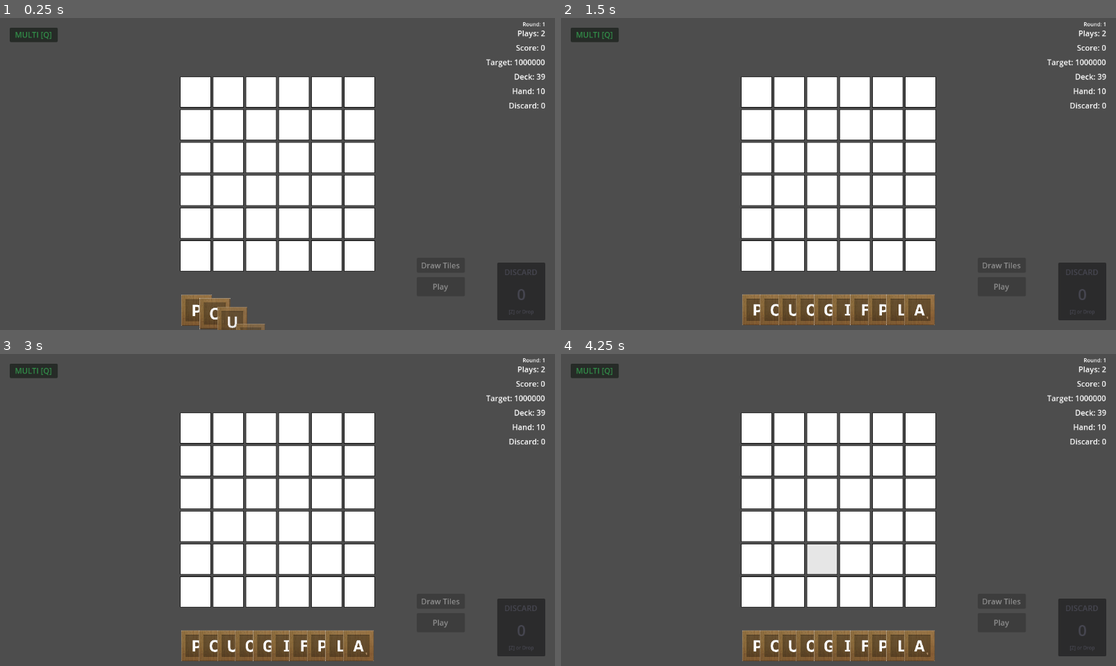
Above: before the commit, frames 1-4 (two rows, left to right).
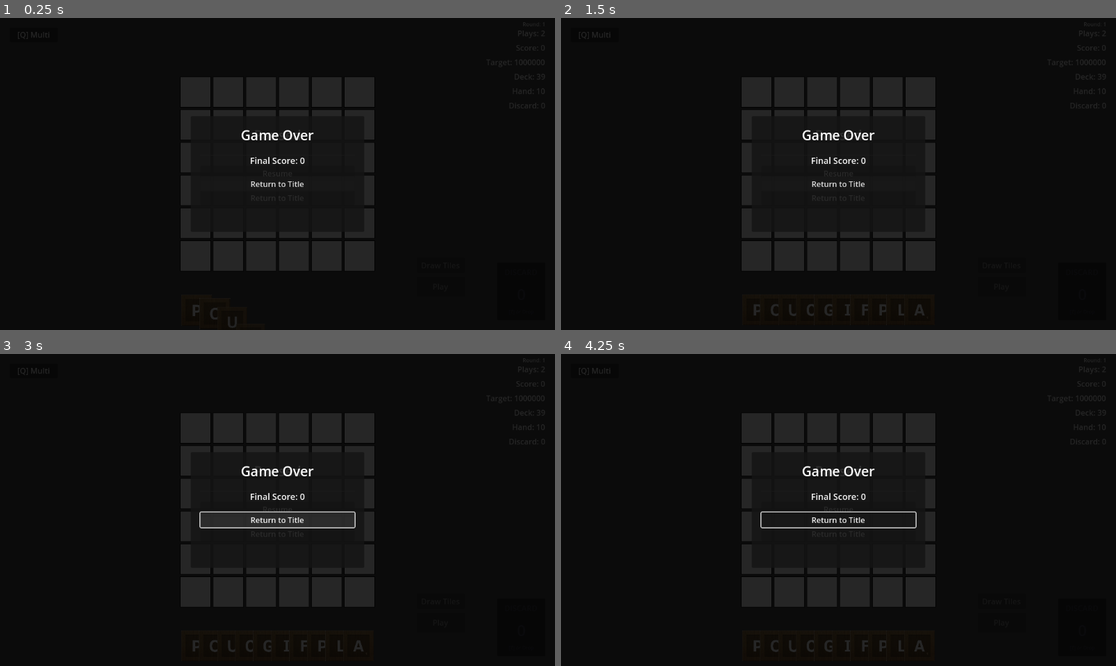
Above: after the commit, the same moments.

Repository: rcmilan/godot-scrabblerabble
Game: Godot game, scene res://scenes/main.tscn
Same seed, same stepped clock (60 frames per second), same inputs: the game is played once before the commit and once after it.
Inputs (mouse positions are in pixels of both pictures, inside the frame that each line leads up to):
- Up to frame 1 (0.25 s): no input
- Up to frame 2 (1.5 s): tap Enter (ui_accept) at 0.5 s; drag from (755, 92) to (894, 105) at 0.52 s; click (838, 174) at 1.25 s, where only the run after the commit has a clickable "Resume"
- Up to frame 3 (3 s): click (277, 534) at 2 s, where only the run after the commit has a clickable "Return to Title"; click (277, 519) at 2.75 s, where only the run after the commit has a clickable "Return to Title"
- Up to frame 4 (4.25 s): drag from (788, 428) to (810, 572) at 3.52 s

The runs differ from the first frame. In frame 1, 99% of the frame differs, in the area x 0-100%, y 0-100%; in frame 2, 99%; in frame 3, 99%; in frame 4, 99%.
Error before the commit: Invalid access to property or key 'continue_requested' on a base object of type 'null instance'. (res://scenes/main.gd:70)
Error after the commit: Parse Error: Class "GameOverPopup" hides a global script class. (res://Scenes/ui/game_over_popup/game_over_popup.gd:2)

Commit message:
fix: update scene file path references to snake_case

Diff:
--- a/scenes/main.tscn
+++ b/scenes/main.tscn
@@ -8,9 +8,9 @@
 [ext_resource type="PackedScene" uid="uid://dvvvp3s5ego5p" path="res://scenes/ui/main_hud/main_hud.tscn" id="7_hud"]
 [ext_resource type="PackedScene" path="res://scenes/ui/discard_pile/discard_pile.tscn" id="8_discard"]
 [ext_resource type="PackedScene" path="res://scenes/ui/discard_confirmation_dialog/discard_confirmation_dialog.tscn" id="9_dialog"]
-[ext_resource type="PackedScene" path="res://Scenes/shop/ShopOverlay.tscn" id="10_shop"]
-[ext_resource type="PackedScene" path="res://Scenes/ui/game_over_popup/GameOverPopup.tscn" id="11_gameover"]
-[ext_resource type="PackedScene" path="res://Scenes/ui/pause_menu/PauseMenu.tscn" id="12_pause"]
+[ext_resource type="PackedScene" path="res://scenes/shop/shop_overlay.tscn" id="10_shop"]
+[ext_resource type="PackedScene" path="res://scenes/ui/game_over_popup/game_over_popup.tscn" id="11_gameover"]
+[ext_resource type="PackedScene" path="res://scenes/ui/pause_menu/pause_menu.tscn" id="12_pause"]
 [node name="Main" type="Control"]
 layout_mode = 3
 anchors_preset = 15
--- a/scenes/shop/debug_round_config_popup.tscn
+++ b/scenes/shop/debug_round_config_popup.tscn
@@ -1,6 +1,6 @@
 [gd_scene load_steps=2 format=3]
 
-[ext_resource type="Script" path="res://Scenes/shop/debug_round_config_popup.gd" id="1_script"]
+[ext_resource type="Script" path="res://scenes/shop/debug_round_config_popup.gd" id="1_script"]
 
 [node name="DebugRoundConfigPopup" type="Control"]
 visible = false
--- a/scenes/shop/shop_overlay.tscn
+++ b/scenes/shop/shop_overlay.tscn
@@ -1,7 +1,7 @@
 [gd_scene load_steps=3 format=3]
 
-[ext_resource type="Script" path="res://Scenes/shop/shop_overlay.gd" id="1_script"]
-[ext_resource type="PackedScene" path="res://Scenes/shop/DebugRoundConfigPopup.tscn" id="2_debug_popup"]
+[ext_resource type="Script" path="res://scenes/shop/shop_overlay.gd" id="1_script"]
+[ext_resource type="PackedScene" path="res://scenes/shop/debug_round_config_popup.tscn" id="2_debug_popup"]
 
 [node name="ShopOverlay" type="CanvasLayer"]
 layer = 5
